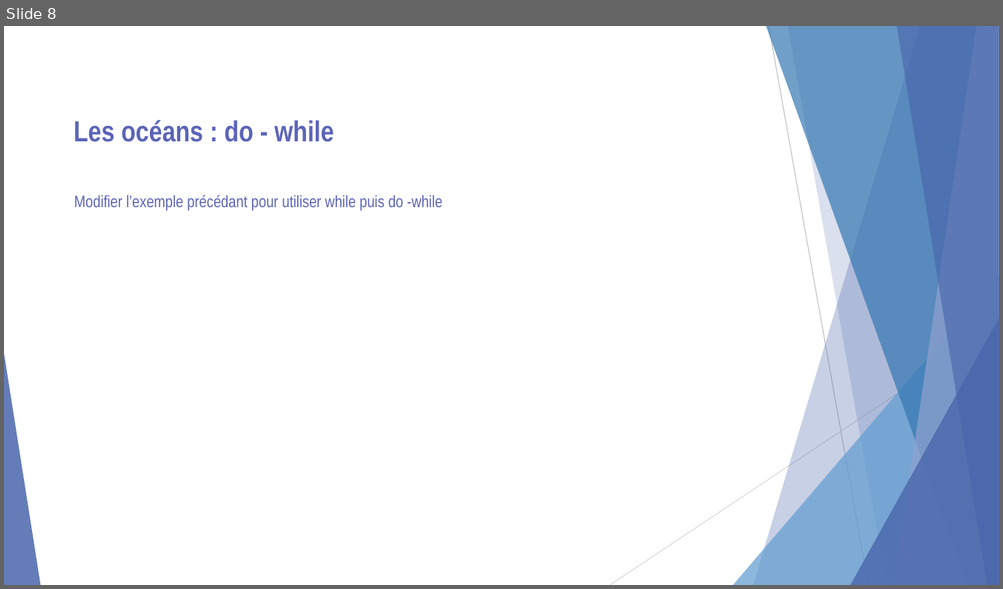
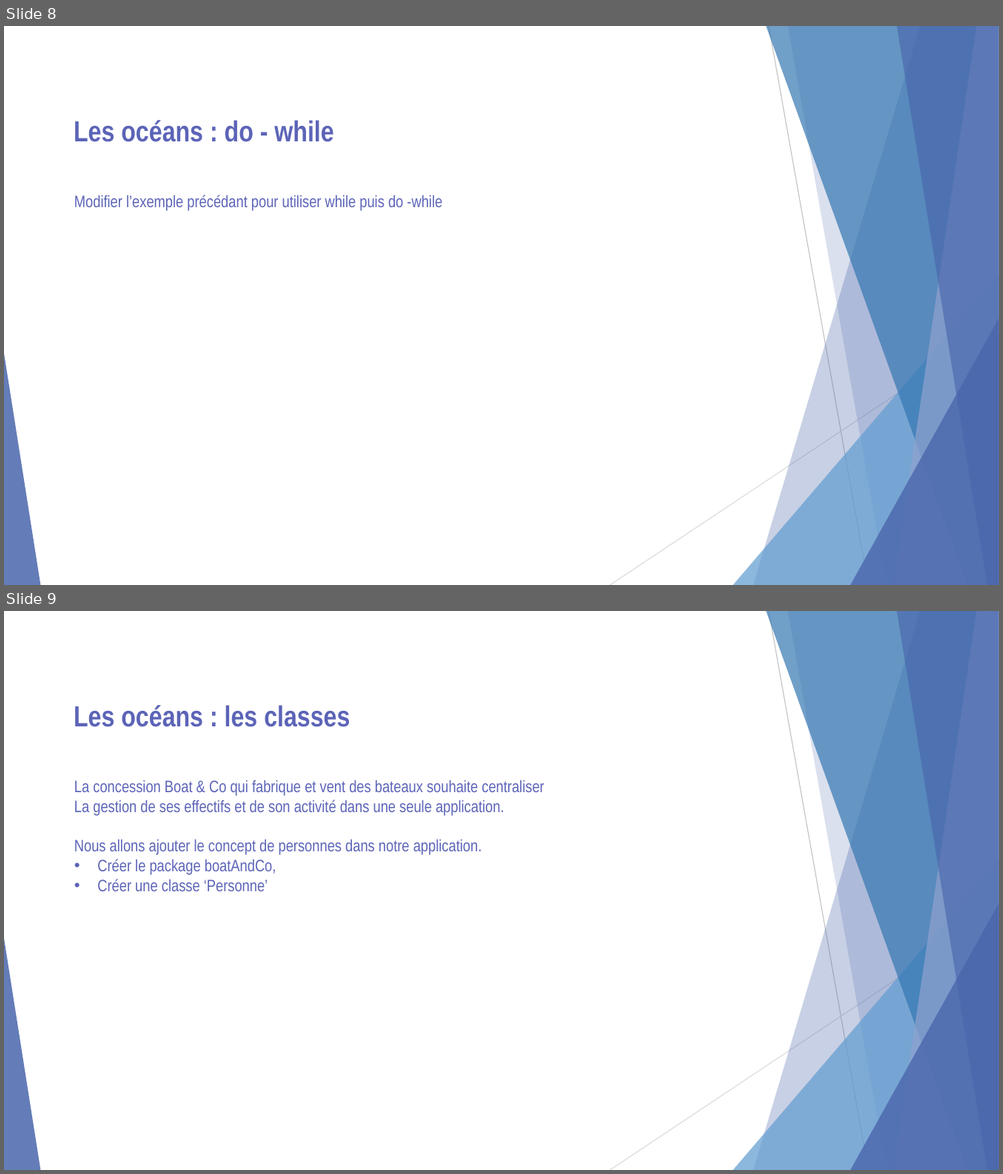
Before and after one commit to LucxxM/CoursAfpaFredBackUp, a slide deck: cours/Proget oceans_Exercices.pptx. Shown one above the other, each under a label of ours: slide 8 before the commit, slides 8 and 9 after it. The pictures are 1003x589 and 1003x1174 pixels, drawn with LibreOffice and Linux fonts; fonts in the diff are those of the drawing. Boxes give left, top, right and bottom in pixels: in the first picture for what was removed or moved away, otherwise in the second. Text is boxed around its words. In the diff, an @@ line names an element or a change of style, - is before the commit and + after.

```diff
--- a/cours/Proget oceans_Exercices.pptx
+++ b/cours/Proget oceans_Exercices.pptx
@@ slide 9 added at (x1=4, y1=611, x2=999, y2=1170), background #FFFFFF; not listed: 10 template elements that a slide beside it also shows @@
@@ text added at (x1=74, y1=705, x2=350, y2=727), 28 pt, text #5C64B7, bold @@
+Les océans : les classes
@@ text added at (x1=74, y1=780, x2=543, y2=891), 16 pt, text #5C64B7 @@
+La concession Boat & Co qui fabrique et vent des bateaux souhaite centraliser
+La gestion de ses effectifs et de son activité dans une seule application.
+Nous allons ajouter le concept de personnes dans notre application.
+• Créer le package boatAndCo,
+• Créer une classe ‘Personne’
```
Also in this commit, not shown: 4 other slides added, 17 other files.
